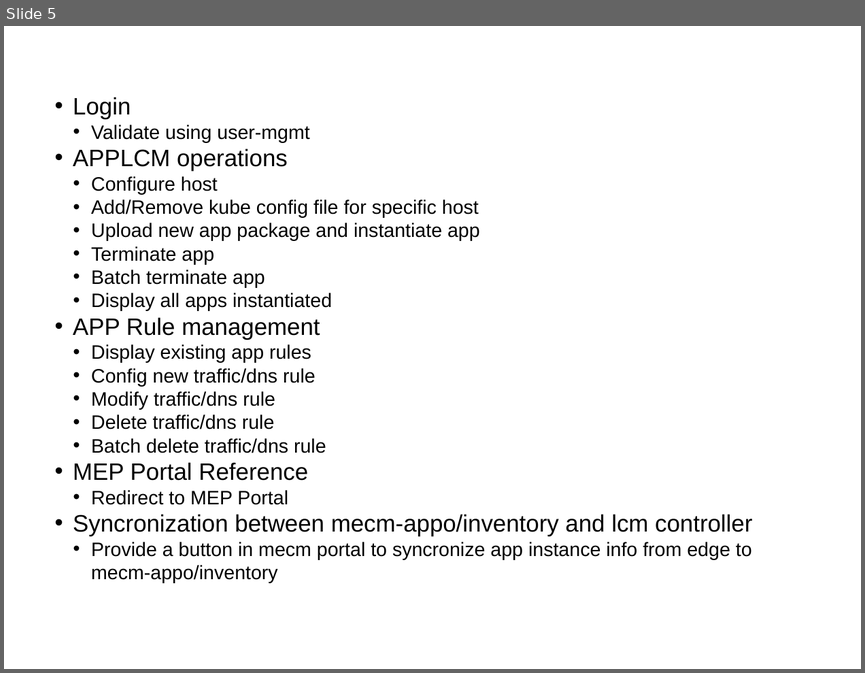
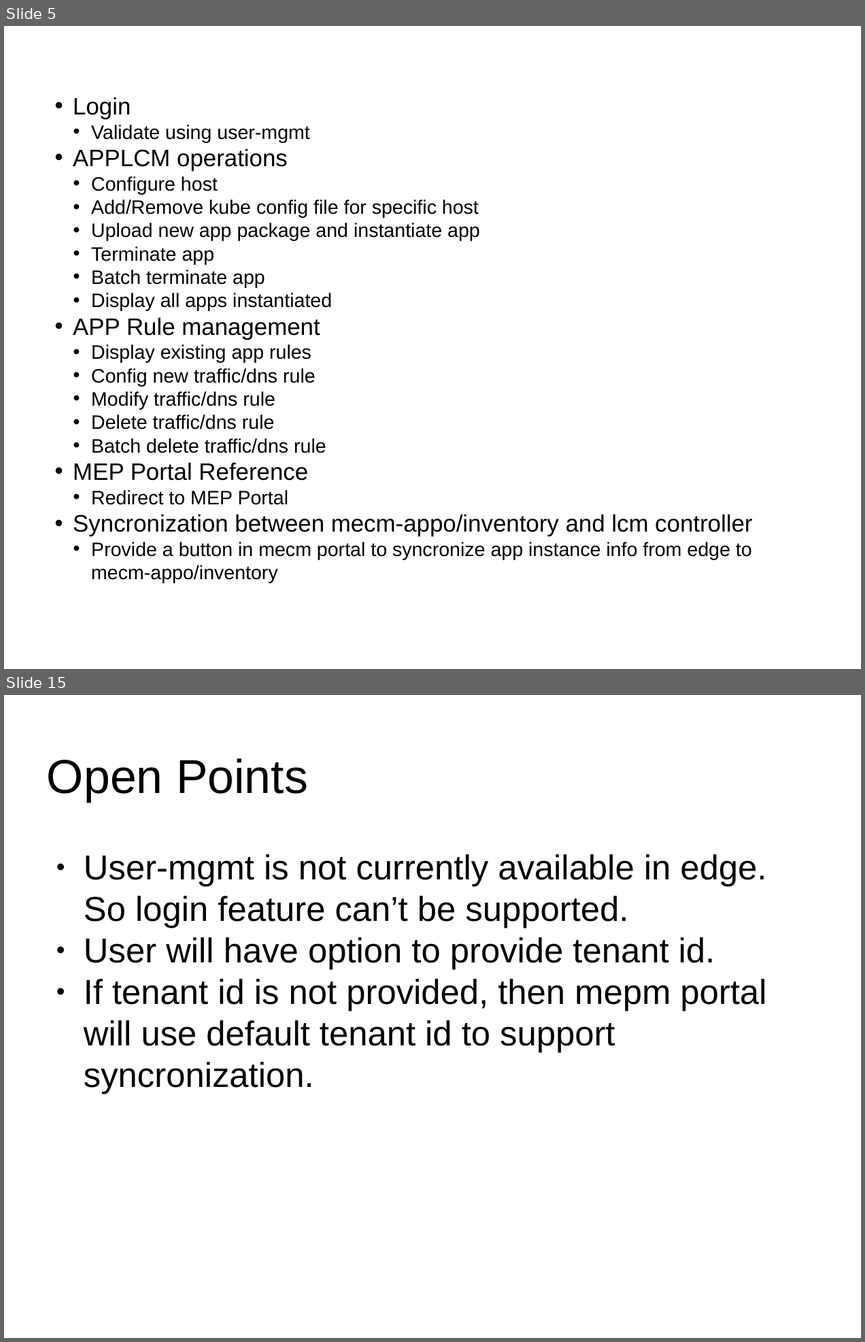
Before and after one commit to EdgeGallery/community, a slide deck: MECM PT/Release V1.1/Edge Autonomous Portal.pptx. Shown one above the other, each under a label of ours: slide 5 before the commit, slides 5 and 15 after it; the slides between them are not shown. The pictures are 865x673 and 865x1342 pixels, drawn with LibreOffice and Linux fonts; fonts in the diff are those of the drawing. Boxes give left, top, right and bottom in pixels: in the first picture for what was removed or moved away, otherwise in the second. Text is boxed around its words. In the diff, an @@ line names an element or a change of style, - is before the commit and + after.

```diff
--- a/MECM PT/Release V1.1/Edge Autonomous Portal.pptx
+++ b/MECM PT/Release V1.1/Edge Autonomous Portal.pptx
@@ slide 15 added at (4,695,861,1338), background #FFFFFF @@
@@ text added at (47,758,308,802), 44 pt, text #000000 @@
+Open Points
@@ text added at (84,854,766,1094), 32 pt, text #000000 @@
+● User-mgmt is not currently available in edge. So login feature can’t be supported.
+● User will have option to provide tenant id.
+● If tenant id is not provided, then mepm portal will use default tenant id to support syncronization.
```
Also in this commit, not shown: 4 slides changed, 6 other slides added.
